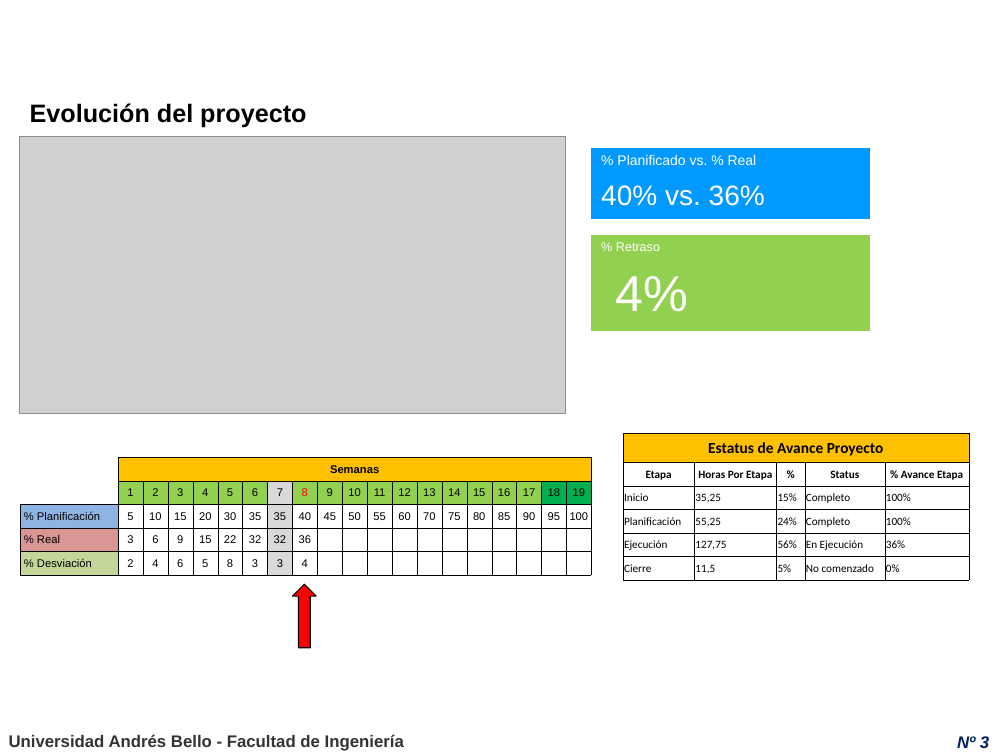
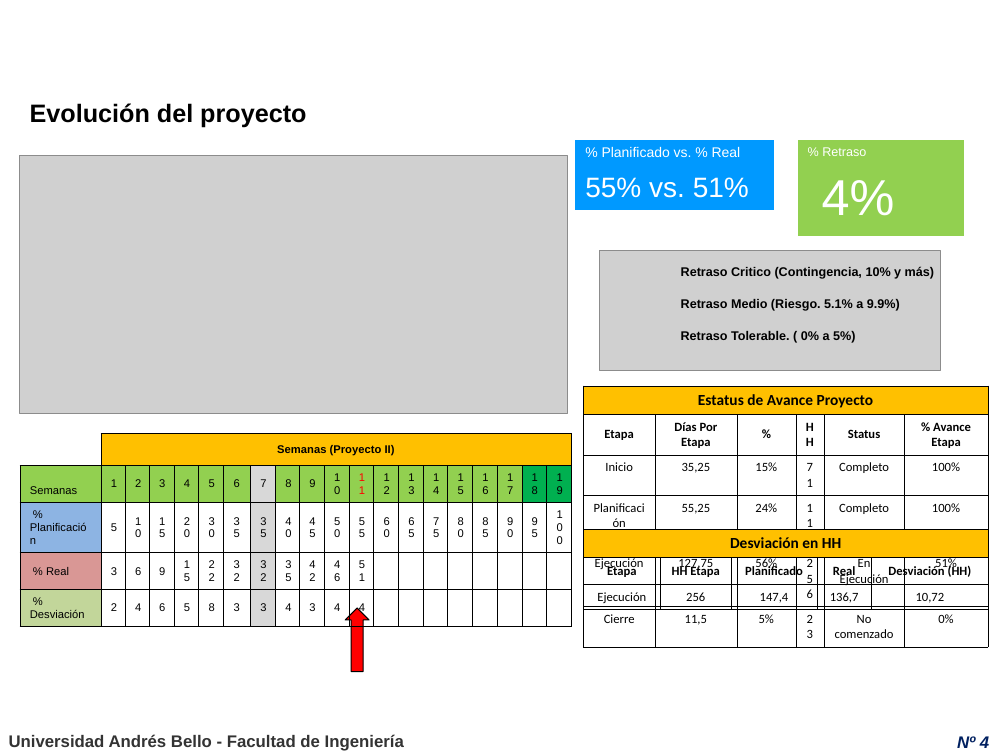
Before and after one commit to aintriago/PT02Tendencias, a slide deck: slide 4 of Presentaciones de Avances/PT02 - 2014 - Avance Semanal (16-10-14).ppt (slide 3 before the commit). Drawn at 1008x756 pixels with LibreOffice and Linux fonts; fonts in the diff are those of the drawing; grey boxes stand for pictures; background and template pictures are left out. Boxes give left, top, right and bottom in pixels: in the first picture for what was removed or moved away, otherwise in the second. Text is boxed around its words. In the diff, an @@ line names an element or a change of style, - is before the commit and + after.

```diff
--- a/Presentaciones de Avances/PT02 - 2014 - Avance Semanal (16-10-14).ppt
+++ b/Presentaciones de Avances/PT02 - 2014 - Avance Semanal (16-10-14).ppt
@@ table at [576, 140, 774, 211] @@
-row 2, column 1: 40% vs. 36%
+row 2, column 1: 55% vs. 51%
@@ table: place and size @@
-table at [592, 148, 871, 219]
+table at [576, 140, 774, 211]
@@ table: place and size @@
-table at [592, 235, 871, 331]
+table at [797, 140, 964, 236]
@@ picture: place and size @@
-picture at [20, 136, 565, 413]
+picture at [20, 156, 568, 414]
@@ picture added at [599, 251, 940, 370] @@
@@ text added at [681, 266, 934, 279], 9 pt, text #000000, bold @@
+Retraso Critico (Contingencia, 10% y más)
@@ text added at [681, 299, 900, 311], 9 pt, text #000000, bold @@
+Retraso Medio (Riesgo. 5.1% a 9.9%)
@@ text added at [681, 331, 855, 343], 9 pt, text #000000, bold @@
+Retraso Tolerable. ( 0% a 5%)
@@ table at [584, 386, 987, 642] @@
-column 2, row 2: Horas Por Etapa
+column 2, row 2: Días Por Etapa
+column 4:  | HH | 71 | 111 | 256 | 23
-column 6, row 5: 36%
+column 6, row 5: 51%
@@ table: place and size @@
-table at [623, 433, 968, 577]
+table at [584, 386, 987, 642]
@@ table at [20, 433, 562, 622] @@
-row 1, column 2: Semanas
+row 1, column 2: Semanas (Proyecto II)
-row 2, column 1: 
+row 2, column 1: Semanas
-row 3, column 14: 70
+row 3, column 14: 65
-row 4: % Real | 3 | 6 | 9 | 15 | 22 | 32 | 32 | 36 |  |  |  |  |  |  |  |  |  |  | 
+row 4: % Real | 3 | 6 | 9 | 15 | 22 | 32 | 32 | 35 | 42 | 46 | 51 |  |  |  |  |  |  |  | 
-row 5: % Desviación | 2 | 4 | 6 | 5 | 8 | 3 | 3 | 4 |  |  |  |  |  |  |  |  |  |  | 
+row 5: % Desviación | 2 | 4 | 6 | 5 | 8 | 3 | 3 | 4 | 3 | 4 | 4 |  |  |  |  |  |  |  | 
@@ fill #FFFFFF to #92D050 in row 2, column 1 @@
@@ fill #D9D9D9 to #D8D8D8 in 4 cells @@
@@ fill #8DB4E2 to #8DB4E3 in row 3, column 1 @@
@@ fill #DA9694 to #D99795 in row 4, column 1 @@
@@ fill #C4D79B to #C2D69A in row 5, column 1 @@
@@ text colour #FF0000 to #000000 in "8" @@
@@ text colour #000000 to #FF0000 in "11" @@
@@ borders changed @@
@@ table: place and size @@
-table at [20, 458, 598, 571]
+table at [20, 433, 562, 622]
@@ table added at [584, 529, 988, 607], 3 rows, 5 columns @@
+Desviación en HH |  |  |  | 
+Etapa | HH Etapa | Planificado | Real | Desviación (HH)
+Ejecución | 256 | 147,4 | 136,7 | 10,72
@@ down arrow: place and size @@
-down arrow at [292, 585, 317, 648]
+down arrow at [346, 608, 370, 671]
@@ down arrow at [346, 608, 370, 671]: proportions changed @@
@@ page number at [957, 736, 989, 748]: text changed @@
-Nº 3
+Nº 4
```
Also in this commit, not shown: 3 other slides changed, 1 slide added.
